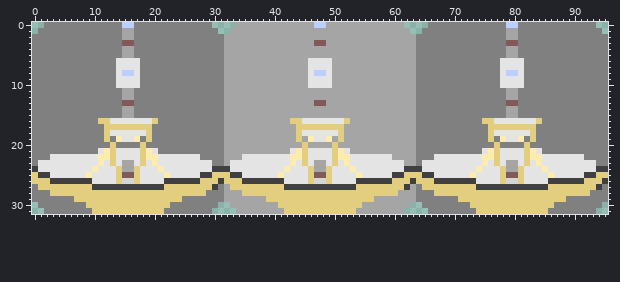
Two versions of one sprite sheet, Super Probe Quest/assets/images/component/buttonsprites/comp_rex_d.png. Above is the file before it was changed.
The file is 192x64 pixels, drawn in blocks of 2x2; one block is one cell here. Colours within 5 levels of each other are drawn and written as one.
Now the later version:
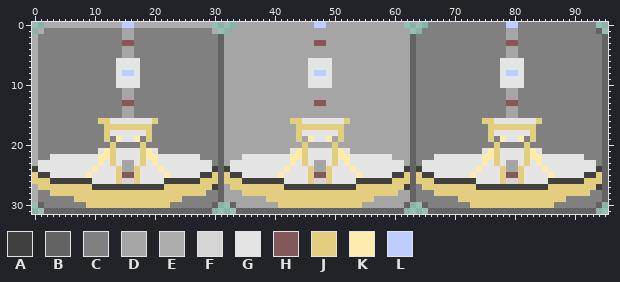
Palette (. is transparent): A #404040  B #636363  C #808080  D #a5a5a5  E #adadad  F #d6d5d5  G #e4e4e4  H #835858  J #e2ce7e  K #fcedae  L #becdff
Changes in this commit:
y 0: x 2..14 CCCCCCCCCCCCC -> EEEEEEEEEEEEE; x 17..29 CCCCCCCCCCCCC -> EEEEEEEEEEEEE
y 1: x 1 C -> E; x 30 C -> E; x 94 C -> B
y 2..23: x 0 C -> E; x 31 C -> B; x 63 D -> B; x 95 C -> B
y 24: x 31 A -> B; x 63 A -> B; x 95 A -> B
y 25: x 31 J -> B; x 63 J -> B; x 95 J -> B
y 26: x 31 A -> B; x 63 A -> B; x 95 A -> B
y 27..29: x 0 C -> E; x 31 C -> B; x 63 D -> B; x 95 C -> B
y 30: x 1 C -> B; x 30 C -> B; x 33 D -> B; x 62 D -> B; x 65 C -> B; x 94 C -> B
y 31: x 2..29 CCCCCCCCJJJJJJJJJJJJCCCCCCCC -> BBBBBBBBBBBBBBBBBBBBBBBBBBBB; x 34..61 DDDDDDDDJJJJJJJJJJJJDDDDDDDD -> BBBBBBBBBBBBBBBBBBBBBBBBBBBB; x 66..93 CCCCCCCCJJJJJJJJJJJJCCCCCCCC -> BBBBBBBBBBBBBBBBBBBBBBBBBBBB
Where, in picture pixels (left, top, right, bottom), the same in both pictures:
changed: (32, 22, 608, 214)
